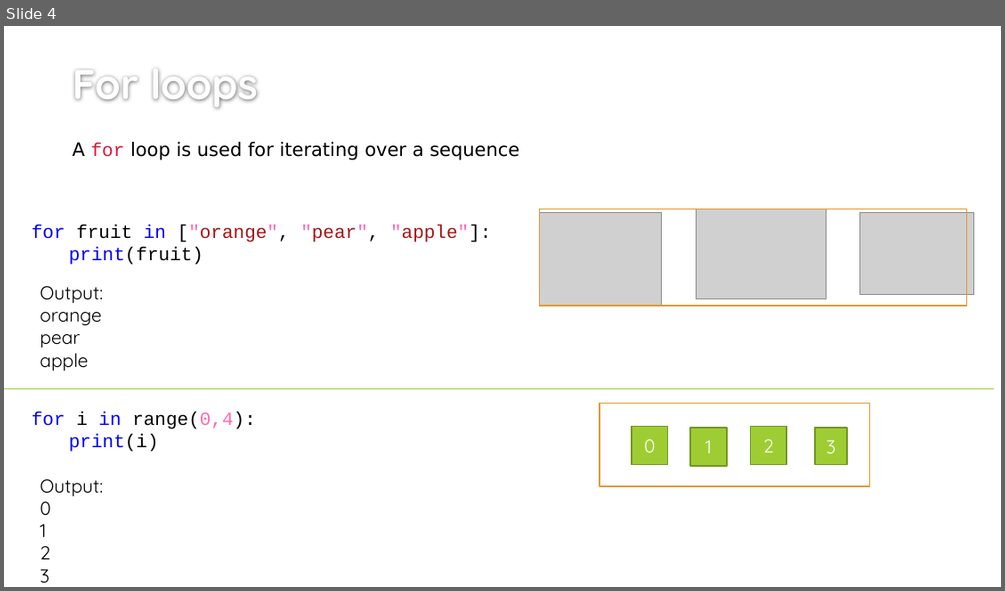
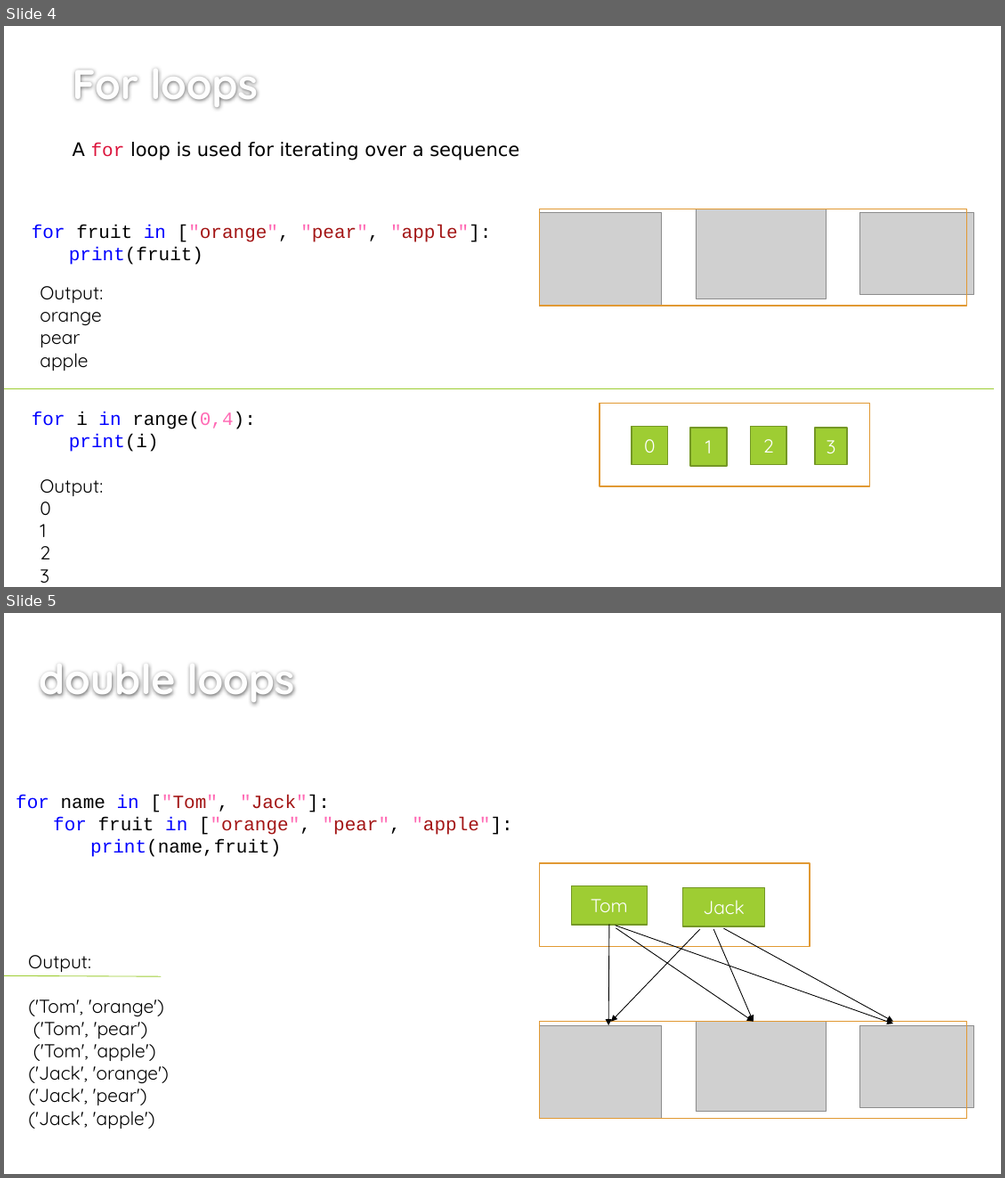
Before and after one commit to bigbrainacademy/python4kids, a slide deck: lec04/4.pptx. Shown one above the other, each under a label of ours: slide 4 before the commit, slides 4 and 5 after it. The pictures are 1005x591 and 1005x1178 pixels, drawn with LibreOffice and Linux fonts; fonts in the diff are those of the drawing; grey boxes stand for pictures; background and template pictures are left out. Boxes give left, top, right and bottom in pixels: in the first picture for what was removed or moved away, otherwise in the second. Text is boxed around its words. In the diff, an @@ line names an element or a change of style, - is before the commit and + after.

```diff
--- a/lec04/4.pptx
+++ b/lec04/4.pptx
@@ slide 5 added at [4,613,1001,1174], background #FFFFFF @@
@@ title added at [39,665,294,705], 40 pt, text #FEFEFE, bold @@
+double loops
@@ text added at [16,795,512,857], 18 pt, text #000000 @@
+for name in ["Tom", "Jack"]:
+  for fruit in ["orange", "pear", "apple"]:
+  print(name,fruit)
@@ rectangle added at [540,863,809,946], outline #E19933 1.25 pt @@
@@ rectangle added at [572,886,647,925], fill #9ECD33, outline #759826 1.25 pt, 18 pt, text #FFFFFF @@
+Tom
@@ rectangle added at [683,887,764,925], fill #9ECD33, outline #759826 1.25 pt, 18 pt, text #FFFFFF @@
+Jack
@@ arrow added from (609, 925) to (609, 1025), #000000 0.75 pt @@
@@ arrow added from (700, 929) to (611, 1022), #000000 0.75 pt @@
@@ arrow added from (615, 928) to (753, 1022), #000000 0.75 pt @@
@@ arrow added from (615, 925) to (893, 1023), #000000 0.75 pt @@
@@ arrow added from (713, 929) to (753, 1022), #000000 0.75 pt @@
@@ arrow added from (724, 929) to (893, 1022), #000000 0.75 pt @@
@@ text added at [28,955,91,972], 18 pt, text #000000 @@
+Output:
@@ line added from (4, 976) to (161, 976), #9ECD33 0.75 pt @@
@@ text added at [28,999,169,1128], 18 pt, text #000000 @@
+('Tom', 'orange')
+('Tom', 'pear')
+('Tom', 'apple')
+('Jack', 'orange')
+('Jack', 'pear')
+('Jack', 'apple')
@@ picture added at [540,1025,662,1118] @@
@@ rectangle added at [540,1022,967,1119], outline #E19933 1.25 pt @@
@@ picture added at [696,1022,825,1111] @@
@@ picture added at [860,1025,975,1107] @@
```
Also in this commit, not shown: 2 slides changed, 3 other files.
